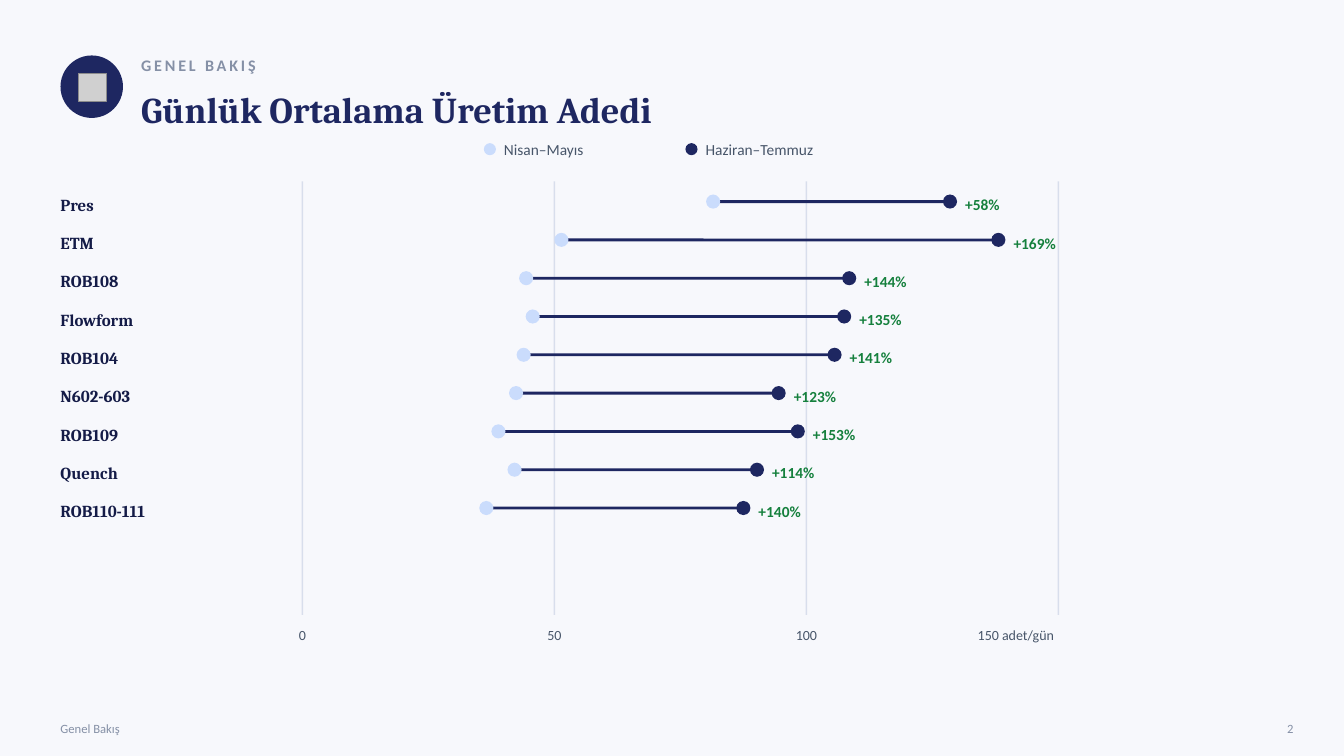
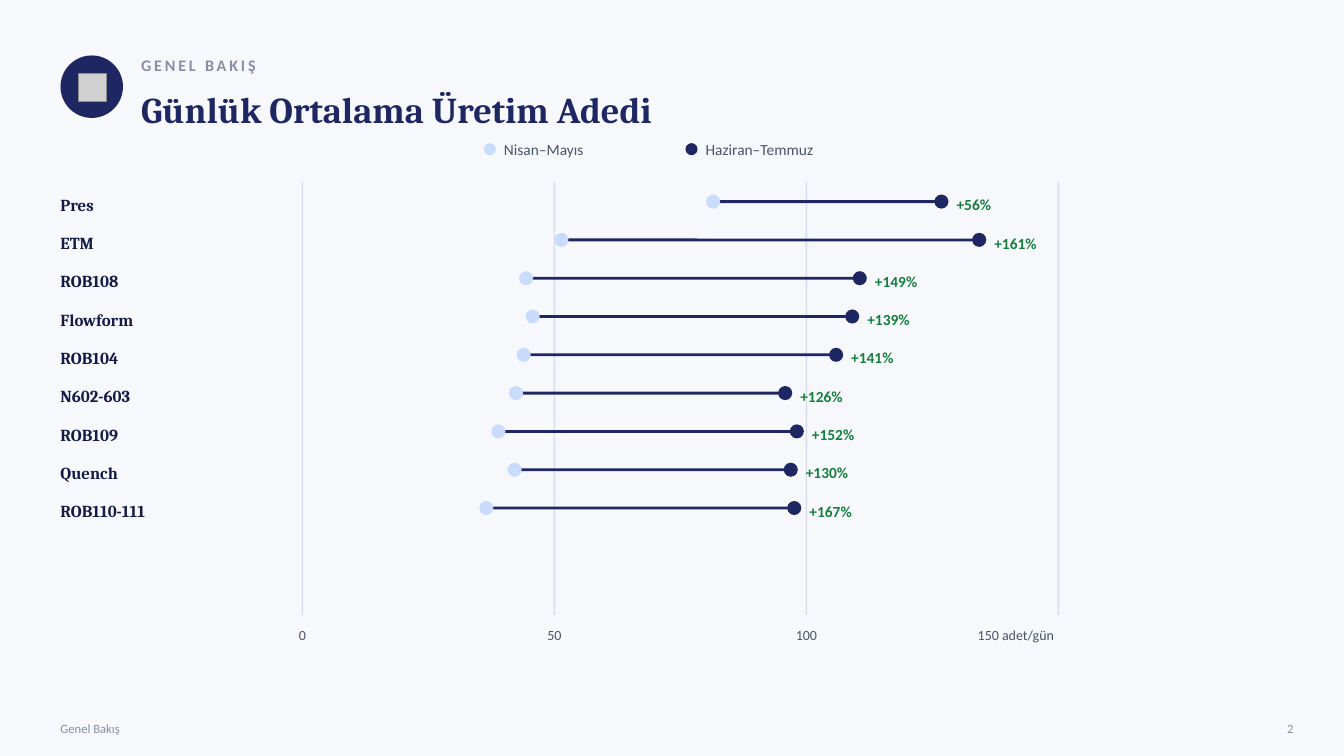
Before and after one commit to sgtdali/ManufUI, a slide deck: slide 3 of docs/sunumlar/Repkon-HF901-Ust-Yonetim-Sunumu-2026-07.pptx. Drawn at 1344x756 pixels with LibreOffice and Linux fonts; fonts in the diff are those of the drawing; grey boxes stand for pictures. Boxes give left, top, right and bottom in pixels: in the first picture for what was removed or moved away, otherwise in the second. Text is boxed around its words. In the diff, an @@ line names an element or a change of style, - is before the commit and + after.

```diff
--- a/docs/sunumlar/Repkon-HF901-Ust-Yonetim-Sunumu-2026-07.pptx
+++ b/docs/sunumlar/Repkon-HF901-Ust-Yonetim-Sunumu-2026-07.pptx
@@ line moved from (714, 202) - (951, 202) to (714, 202) - (942, 202) @@
@@ ellipse: place and size @@
-ellipse at bbox=[944, 195, 958, 209]
+ellipse at bbox=[935, 195, 949, 209]
@@ text at bbox=[957, 199, 992, 210]: text changed @@
-+58%
++56%
@@ ellipse: place and size @@
-ellipse at bbox=[992, 233, 1006, 247]
+ellipse at bbox=[972, 233, 986, 247]
@@ text at bbox=[994, 238, 1036, 249]: text changed @@
-+169%
++161%
@@ line moved from (562, 240) - (998, 240) to (562, 240) - (979, 240) @@
@@ line moved from (526, 278) - (850, 278) to (526, 278) - (860, 278) @@
@@ ellipse: place and size @@
-ellipse at bbox=[843, 271, 857, 285]
+ellipse at bbox=[853, 271, 867, 285]
@@ text at bbox=[875, 276, 917, 287]: text changed @@
-+144%
++149%
@@ line moved from (533, 317) - (845, 317) to (533, 317) - (853, 317) @@
@@ ellipse: place and size @@
-ellipse at bbox=[837, 310, 851, 324]
+ellipse at bbox=[845, 310, 859, 324]
@@ text at bbox=[867, 314, 909, 325]: text changed @@
-+135%
++139%
@@ ellipse: place and size @@
-ellipse at bbox=[772, 386, 786, 400]
+ellipse at bbox=[778, 386, 792, 400]
@@ line moved from (516, 393) - (778, 393) to (516, 393) - (785, 393) @@
@@ text at bbox=[800, 391, 842, 402]: text changed @@
-+123%
++126%
@@ text at bbox=[812, 429, 854, 440]: text changed @@
-+153%
++152%
@@ line moved from (515, 470) - (757, 470) to (515, 470) - (790, 470) @@
@@ ellipse: place and size @@
-ellipse at bbox=[750, 463, 764, 477]
+ellipse at bbox=[784, 463, 799, 477]
@@ text at bbox=[806, 467, 848, 478]: text changed @@
-+114%
++130%
@@ line moved from (487, 508) - (744, 508) to (487, 508) - (795, 508) @@
@@ ellipse: place and size @@
-ellipse at bbox=[736, 501, 750, 515]
+ellipse at bbox=[787, 501, 802, 515]
@@ text at bbox=[809, 506, 851, 517]: text changed @@
-+140%
++167%
```
Also in this commit, not shown: 22 other slides changed, 4 slides added, 10 other files.
